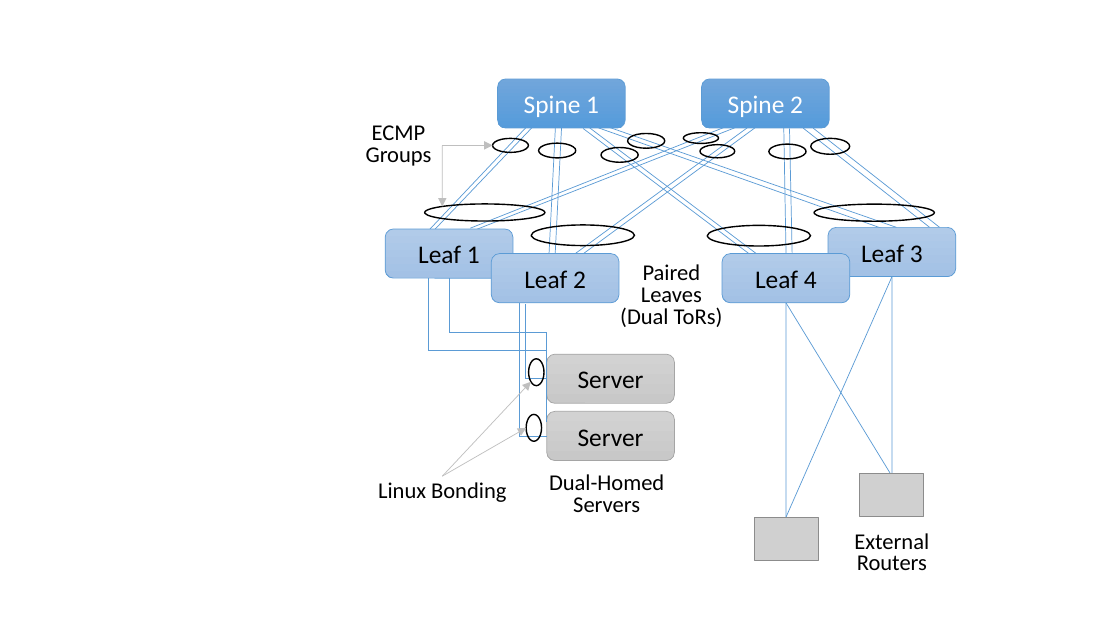
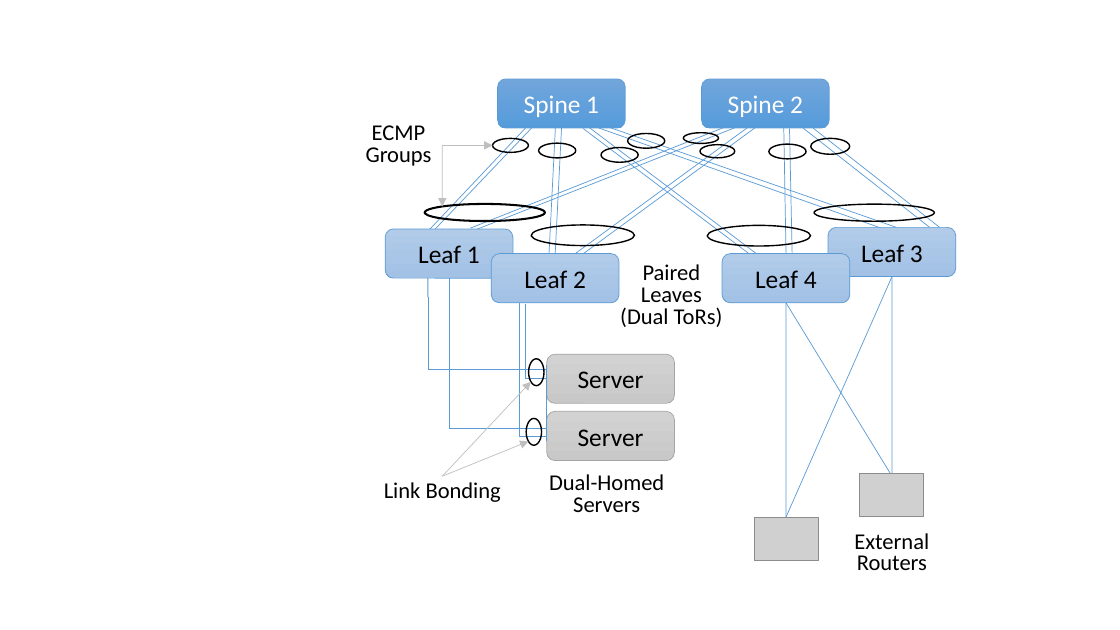
Before and after one commit to SystemsApproach/7E, a slide deck: slide 7 of routing/figures/routing.odp. Drawn at 1120x630 pixels with LibreOffice and Linux fonts; fonts in the diff are those of the drawing; grey boxes stand for pictures. Boxes give left, top, right and bottom in pixels: in the first picture for what was removed or moved away, otherwise in the second. Text is boxed around its words. In the diff, an @@ line names an element or a change of style, - is before the commit and + after.

```diff
--- a/routing/figures/routing.odp
+++ b/routing/figures/routing.odp
@@ freeform shape at (x1=425, y1=204, x2=545, y2=222): outline #000000 0.99 pt to #000000 1.45 pt @@
@@ line added from (428, 250) to (428, 298), #5B9BD5 0.71 pt @@
@@ elbow line moved from (428, 278) - (547, 423) to (428, 297) - (547, 441) @@
@@ elbow line (449, 278) - (547, 366): route changed @@
@@ freeform shape moved from (x1=526, y1=415, x2=542, y2=441) to (x1=526, y1=419, x2=542, y2=445) @@
@@ arrow moved from (442, 477) - (526, 428) to (442, 477) - (528, 441) @@
@@ text at (x1=384, y1=482, x2=501, y2=502): text changed @@
-Linux Bonding
+Link Bonding
```
Also in this commit, not shown: 1 other slide changed, 3 other files.
